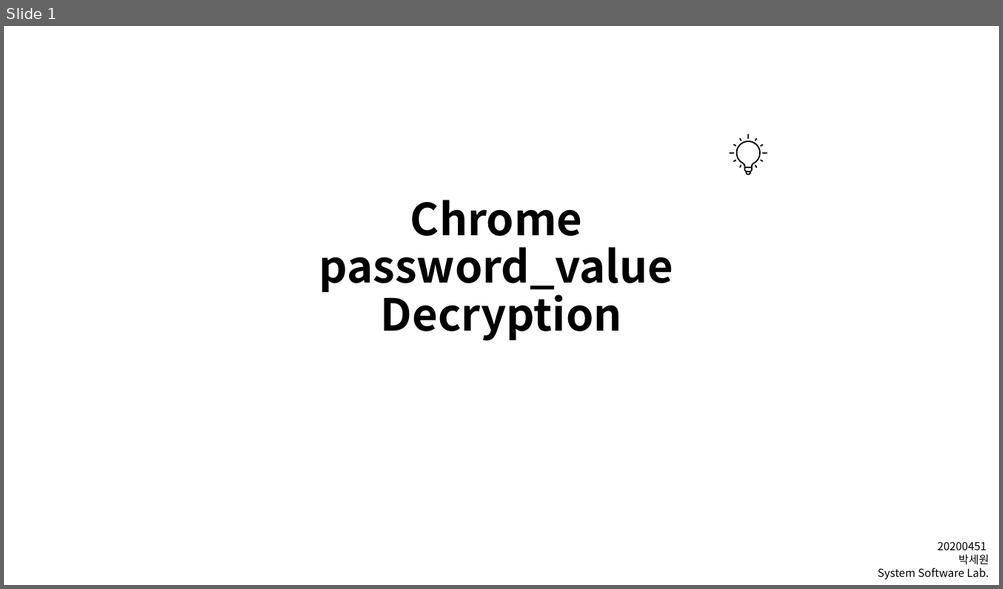
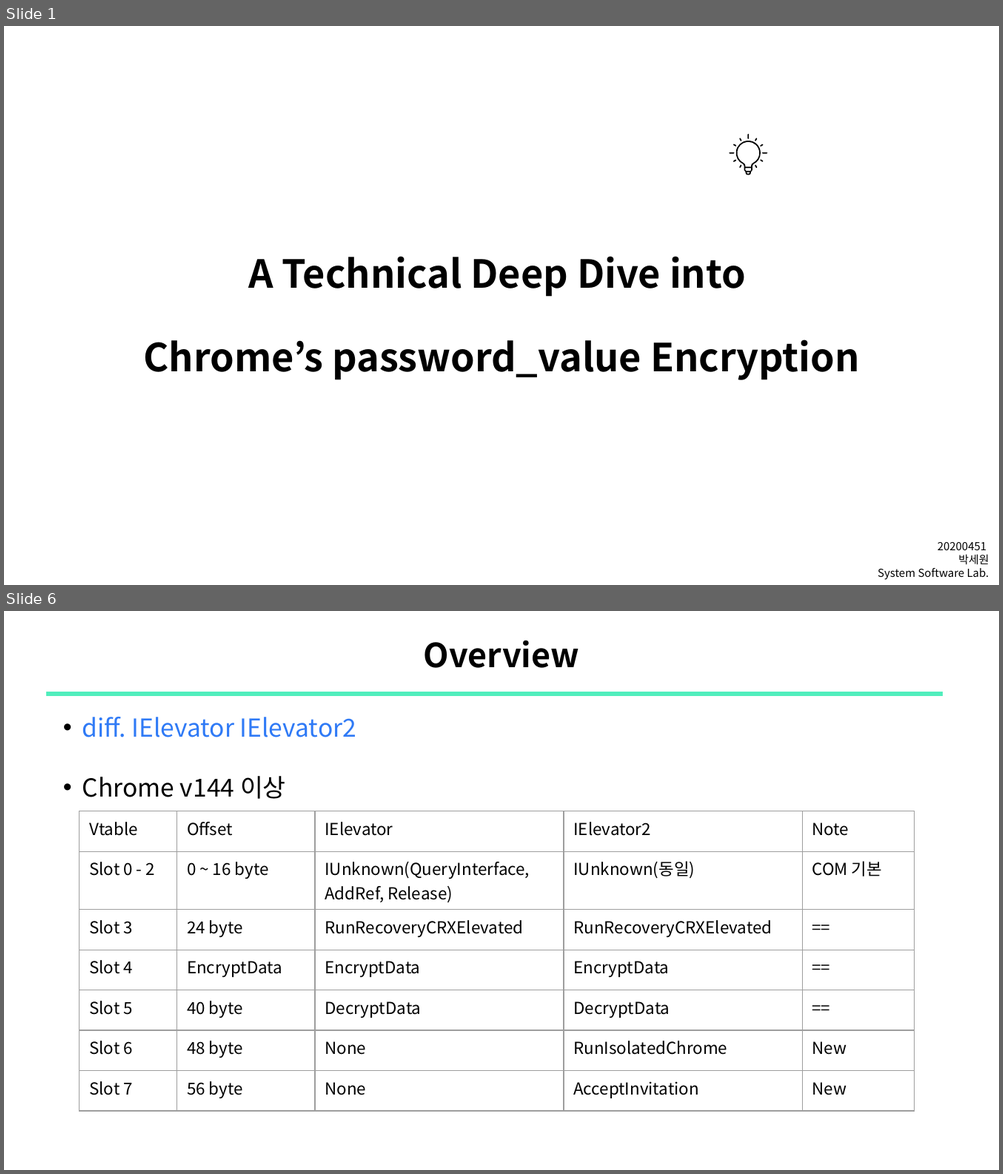
Before and after one commit to sewonpark-sec/SSL-Seminar, a slide deck: 15_Chrome_PW_Decryption.pptx. Shown one above the other, each under a label of ours: slide 1 before the commit, slides 1 and 6 after it; the slides between them are not shown. The pictures are 1003x589 and 1003x1174 pixels, drawn with LibreOffice and Linux fonts; fonts in the diff are those of the drawing. Boxes give left, top, right and bottom in pixels: in the first picture for what was removed or moved away, otherwise in the second. Text is boxed around its words. In the diff, an @@ line names an element or a change of style, - is before the commit and + after.

Commit message:
upload: Chrome PW Decryption

```diff
--- a/15_Chrome_PW_Decryption.pptx
+++ b/15_Chrome_PW_Decryption.pptx
@@ slide 6 added at [4, 611, 999, 1170], background #FFFFFF @@
@@ title added at [424, 640, 579, 668], 24 pt, text #000000, bold @@
+Overview
@@ line added from (45, 694) to (943, 694), #51EEBC 3 pt @@
@@ text added at [82, 717, 356, 799], 18 pt, text #2F7AF6 @@
+    • diff. IElevator IElevator2
+    • Chrome v144 이상
@@ table added at [79, 811, 915, 1102], 7 rows, 5 columns @@
+Vtable | Offset | IElevator | IElevator2 | Note
+Slot 0 - 2 | 0 ~ 16 byte | IUnknown(QueryInterface, AddRef, Release) | IUnknown(동일) | COM 기본
+Slot 3 | 24 byte | RunRecoveryCRXElevated | RunRecoveryCRXElevated | ==
+Slot 4 | EncryptData | EncryptData | EncryptData | ==
+Slot 5 | 40 byte | DecryptData | DecryptData | ==
+Slot 6 | 48 byte | None | RunIsolatedChrome | New
+Slot 7 | 56 byte | None | AcceptInvitation | New
@@ slide 1 changed as well @@
@@ title at [144, 256, 859, 380]: text changed; size 32 to 28 pt @@
-Chrome
-password_value
-Decryption
+A Technical Deep Dive into
+Chrome’s password_value Encryption
```
Also in this commit, not shown: 2 other slides changed, 19 other slides added, 9 slides removed.
